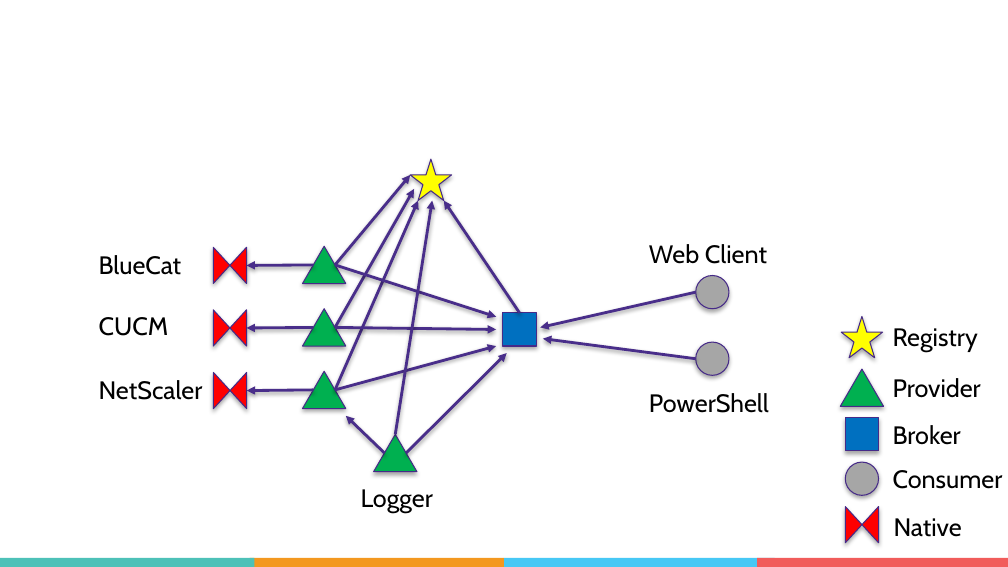
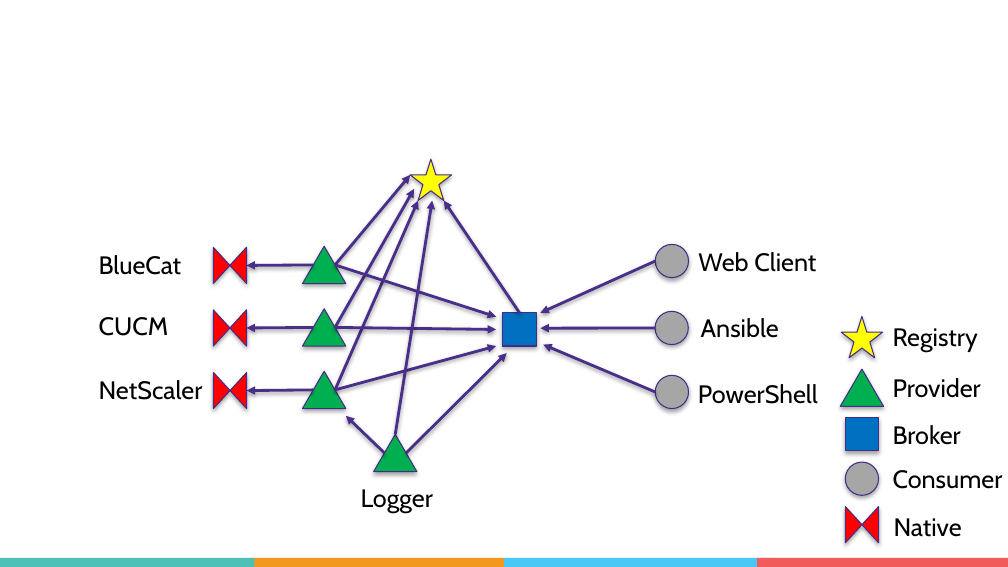
Before and after one commit to adhdtech/Presentations, a slide deck: slide 21 of DevNet Create 2020 - Making a Mesh of the Infrastructure.pptx. Drawn at 1008x567 pixels with LibreOffice and Linux fonts; fonts in the diff are those of the drawing; background and template pictures are left out. Boxes give left, top, right and bottom in pixels: in the first picture for what was removed or moved away, otherwise in the second. Text is boxed around its words. In the diff, an @@ line names an element or a change of style, - is before the commit and + after.

```diff
--- a/DevNet Create 2020 - Making a Mesh of the Infrastructure.pptx
+++ b/DevNet Create 2020 - Making a Mesh of the Infrastructure.pptx
@@ arrow moved from (696, 292) - (540, 328) to (655, 261) - (540, 312) @@
@@ ellipse moved from (x1=696, y1=275, x2=729, y2=308) to (x1=655, y1=244, x2=688, y2=277) @@
@@ text "Web Client" moved from (x1=649, y1=244, x2=767, y2=264) to (x1=698, y1=252, x2=816, y2=272) @@
@@ arrow moved from (696, 359) - (543, 339) to (655, 328) - (540, 329) @@
@@ ellipse moved from (x1=696, y1=342, x2=729, y2=375) to (x1=655, y1=311, x2=688, y2=345) @@
@@ text added at (x1=701, y1=318, x2=779, y2=338), 18 pt, text #000000 @@
+Ansible
@@ arrow added from (655, 392) to (543, 345), #492E8A 2 pt @@
@@ ellipse added at (x1=655, y1=375, x2=688, y2=408), fill #A6A6A6, outline #462B89 0.75 pt @@
@@ text "PowerShell" moved from (x1=649, y1=393, x2=769, y2=413) to (x1=698, y1=384, x2=818, y2=404) @@
```
Also in this commit, not shown: 4 other slides changed, 1 slide added, 1 slide removed, 1 other file.
